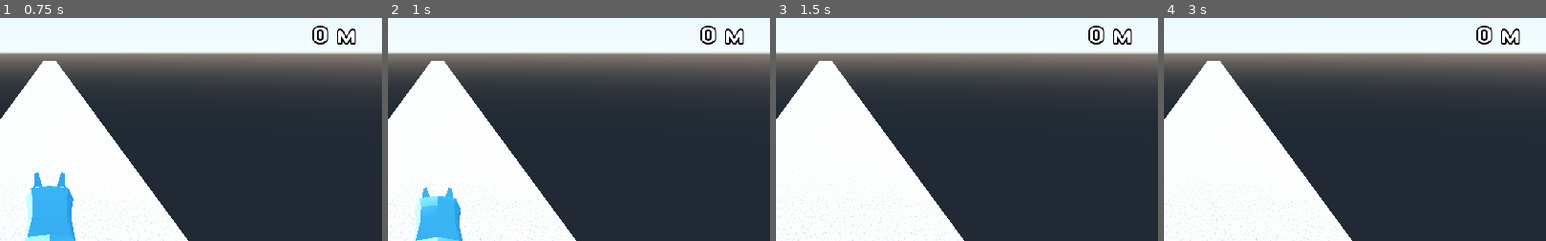
Above: before the commit, frames 1-4 (left to right).
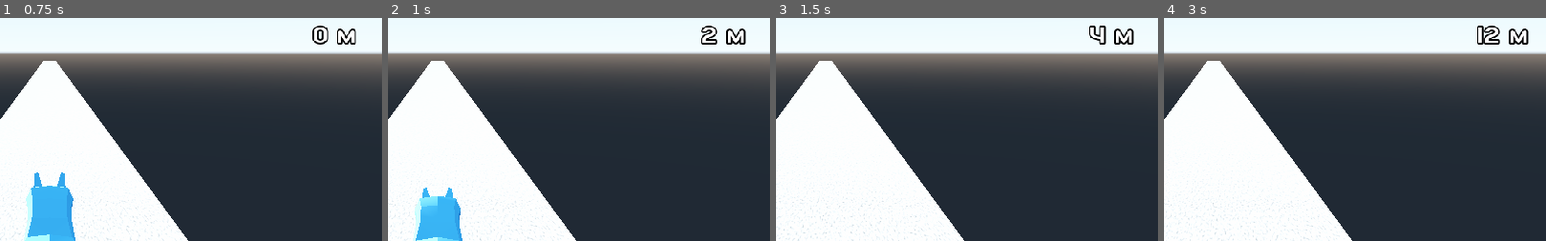
Above: after the commit, the same moments.

Repository: sparkoo/Kvalfors
Game: Godot game, scene res://Gui/MainMenu.tscn
Same seed, same stepped clock (60 frames per second), same inputs: the game is played once before the commit and once after it.
Inputs:
- Up to frame 1 (0.75 s): click "GO !" at 0.5 s
- Up to frame 2 (1 s): no input
- Up to frame 3 (1.5 s): hold Right (right) from 1.28 s (still down); tap Down (slide) at 1.35 s
- Up to frame 4 (3 s): tap Up (jump) at 1.52, 2.27 s; release Right (right) at 2.03 s; hold Left (left) 2.03-2.78 s; tap Down (slide) at 2.1, 2.85 s; hold Right (right) from 2.78 s (still down)
The pictures show only the part of the screen within x 44-94%, y 4-54%; the shares and areas given below are measured in that part.

Frame 1 is identical in both runs. In frame 2, 0.5% of the frame differs, in the area x 81-94%, y 3-12%; in frame 3, 0.5%; in frame 4, 0.7%, in the area x 81-96%, y 3-12%.

Commit message:
fix distance counter

Diff:
--- a/Player/Player.gd
+++ b/Player/Player.gd
@@ -55,11 +55,9 @@
 		var blocks = get_tree().get_root().find_node("Level", true, false)
 		blocks.translate(Vector3(0, 0, SPEED * delta * -1))
 
-#		motion.z = SPEED
-#		print(motion)
 		move_and_slide(motion)
-#		$Camera.translate(Vector3(motion.x * delta, -motion.y * delta, 0))
-		updateDistance()
+		distance += SPEED * delta
+		get_tree().call_group("player", "playerDistanceUpdate", distance)
 
 func moveToMotion(from: float, to: float, speed: float, delta: float, tolerance: float = 0.01):
 	if not Utils.compare_floats(from, to, 0.01):
